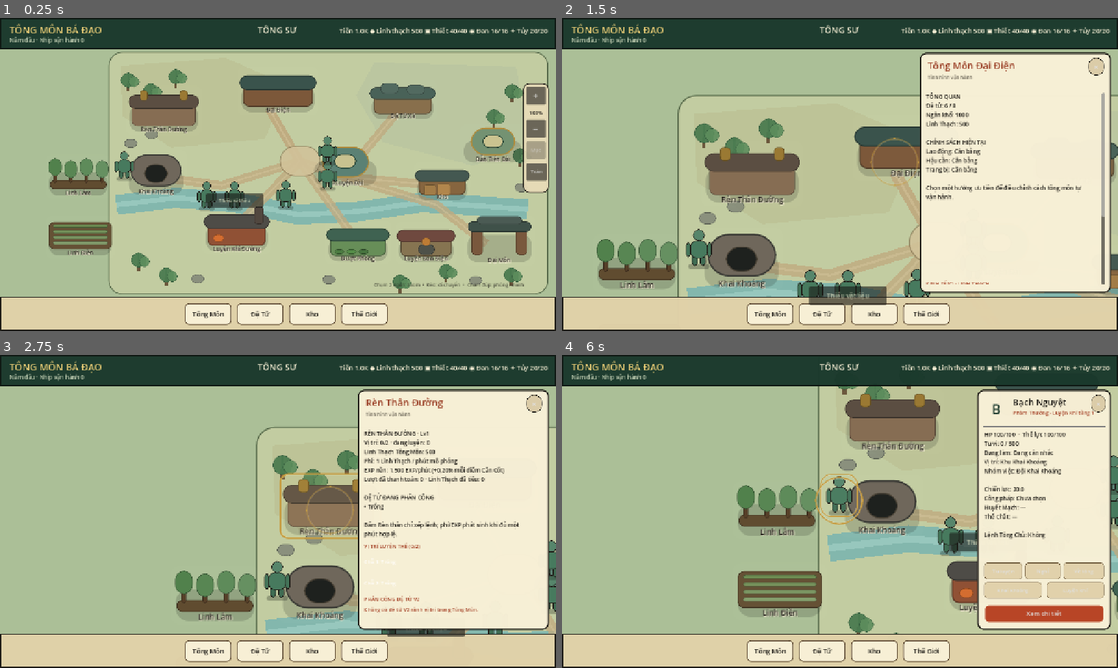
Above: before the commit, frames 1-4 (two rows, left to right).
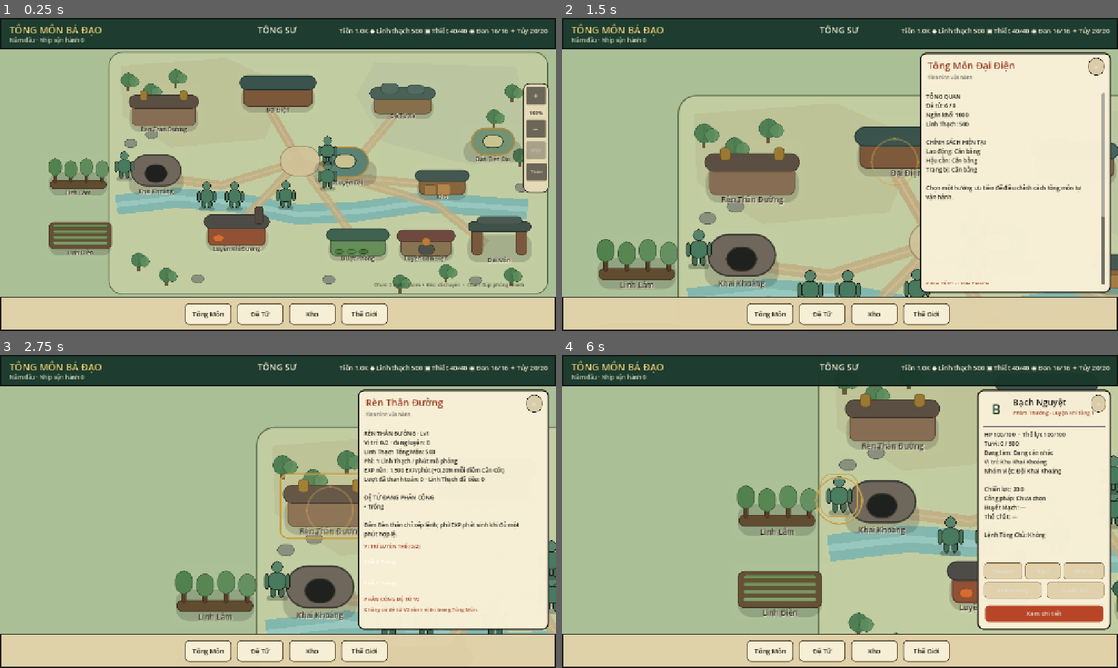
Above: after the commit, the same moments.

Repository: vuanhtuan161094-byte/TongMonBaDao
Game: Godot game, scene res://scenes/p3/p3_2_landscape_sect.tscn
Two runs of this game, one before a commit and one after it. Both use one fixed random seed, a clock stepped at 60 frames per second and the inputs below.
Inputs (mouse positions are in pixels of both pictures, inside the frame that each line leads up to):
- Up to frame 1 (0.25 s): no input
- Up to frame 2 (1.5 s): click (840, 89) at 0.5 s; click (1073, 161) at 1.25 s
- Up to frame 3 (2.75 s): click (189, 511) at 2 s
- Up to frame 4 (6 s): click (990, 667) at 2.75 s; click (884, 589) at 3.5 s; click (778, 511) at 4.25 s; click (778, 589) at 5 s; click (840, 411) at 5.77 s

The runs differ from the first frame. In frame 1, 0.4% of the frame differs, in the area x 37-48%, y 56-61%; in frame 2, 0.8%, in the area x 44-59%, y 85-92%; in frame 3, 0.3%; in frame 4, 0.3%.

Commit message:
ECON-V2 bulk: preserve legacy Forge costs outside bulk mode

Diff:
--- a/godot/src/simulation/equipment/equipment_system.gd
+++ b/godot/src/simulation/equipment/equipment_system.gd
@@ -144,7 +144,11 @@
     var data := recipe(recipe_id)
     var raw = data.get("materials", {})
     var result: Dictionary = raw.duplicate(true) if raw is Dictionary else {}
-    if state == null or not state.sect.p3_7_resources_enabled:
+    if (
+        state == null
+        or not state.sect.p3_7_resources_enabled
+        or not state.sect.economy_a_enabled
+    ):
         return result
 
     # Scale only abundant common materials. Rare/discrete drops keep their
